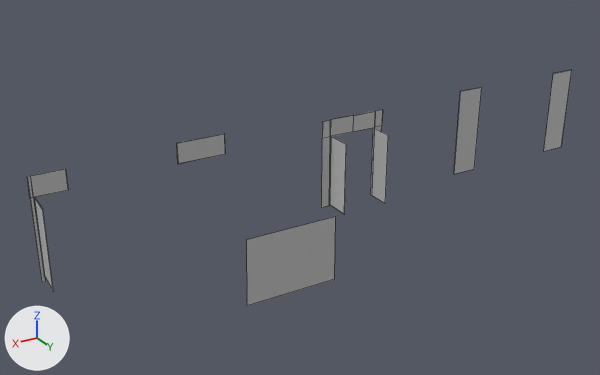
Two versions of the FBX model FineArtsMuseumProject/Assets/NGAN/FBX/BTMT_Phongtranh_glass.fbx, one commit apart.
Rendered twice from a 50 mm lens placed at (10.6, 21.2, 12.7), pointed at (-2.6, -0.8, 1.7). The lights are fixed; the arrows at lower left show +X, +Y and +Z. Mesh edges are drawn as thin lines. Where no turn or scale is listed for an object, it has been applied to the vertices.

Names of what the first picture shows: 'L_BTMT_PNGT_WALL:BTMT_Phongtranh_glass'.
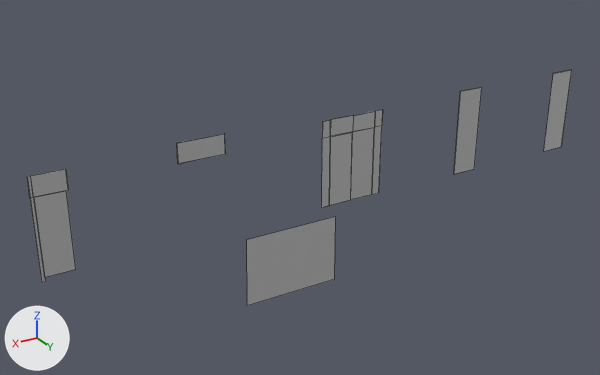
Location of each change, [x1, y1, x2, y2] in pixels of the pictures (600 x 375 px; the box of a moved part takes in the faces that stretch with it):
part 1 of me_mesh, moved or reshaped
    before: [330, 128, 388, 214]
    after: [330, 128, 375, 205]
part 2 of me_mesh, moved or reshaped
    before: [34, 197, 54, 292]
    after: [34, 191, 76, 277]

Edits to the bpy script that builds the scene:
```text
Change me_mesh:
    where me_mesh.from_pydata(...)  # 98 vertices, 73 faces; spans x -11.3..11.3, y -3.0..3.0, z -1.8..1.8
    used by ob_l_btmt_pngt_wall_btmt_phongtranh_glass; location = (-5.41, 0.82, 1.85)
    before: 20 (-0.9, -1.7, -1.6) at pixel (385, 203), 21 (-0.9, -1.7, -1.6) at pixel (385, 203), 22 (-0.9, -1.7, 1.0) at pixel (388, 135), 23 (-0.9, -1.7, 1.0) at pixel (388, 135), 56 (0.9, -1.7, -1.6) at pixel (344, 214)
    before: 57 (0.9, -1.7, -1.6) at pixel (344, 214), 58 (0.9, -1.7, 1.0) at pixel (346, 144), 59 (0.9, -1.7, 1.0) at pixel (346, 144)
    before: 88 (11.2, -1.7, -1.6) at pixel (53, 291), 89 (11.2, -1.7, -1.6) at pixel (53, 291), 91 (11.2, -1.7, 1.0) at pixel (43, 209), 92 (11.2, -1.7, 1.0) at pixel (42, 210)
    me_mesh part 1
    add for i in [*range(56, 60)]: me_mesh.vertices[i].co += Vector((-0.9, -0.9, 0.0))
    add for i in [*range(20, 24)]: me_mesh.vertices[i].co += Vector((0.9, -0.9, 0.0))
    me_mesh part 2
    add for i in [88, 89, 91, 92]: me_mesh.vertices[i].co += Vector((-1.0, -1.0, 0.0))
```
